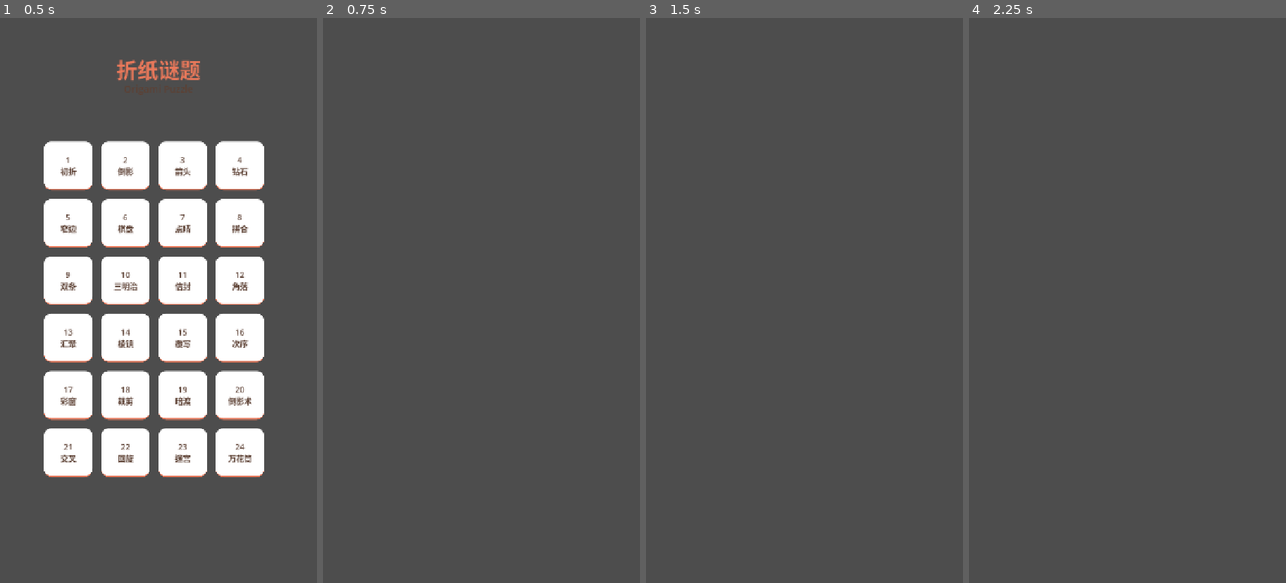
Above: before the commit, frames 1-4 (left to right).
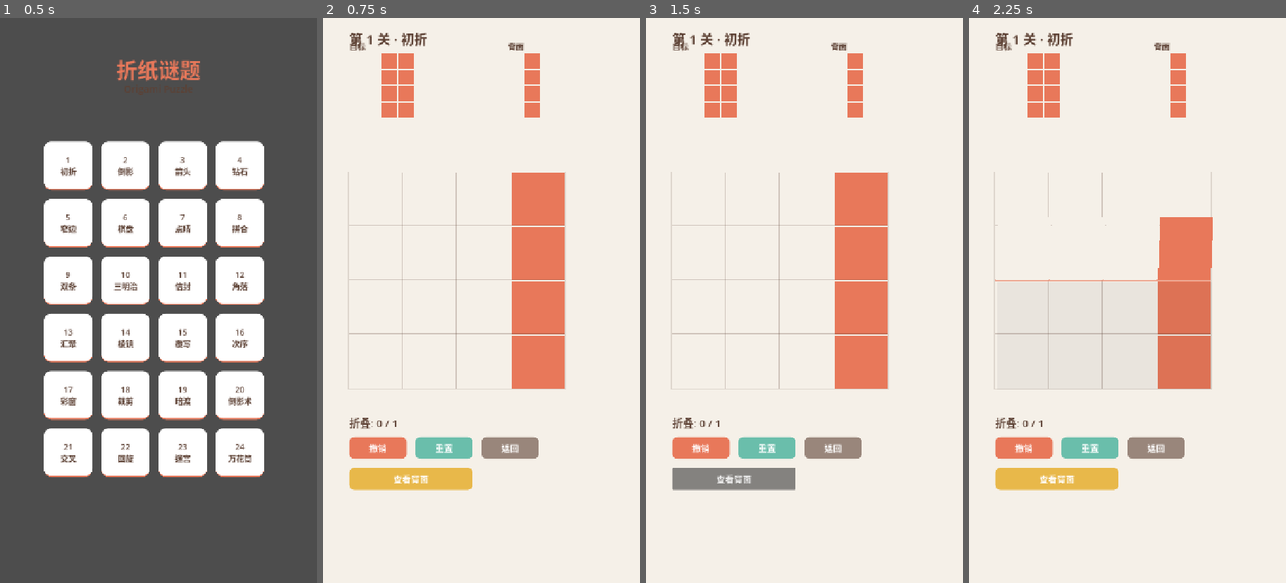
Above: after the commit, the same moments.

Repository: oscarrr112/origami-puzzle
Game: Godot game, scene res://scenes/main.tscn
The game is run twice, just before and just after one commit, with the same random seed, the same clock (stepped at 60 frames per second) and the same inputs.
Inputs (mouse positions are in pixels of both pictures, inside the frame that each line leads up to):
- Up to frame 1 (0.5 s): no input
- Up to frame 2 (0.75 s): click "1 初折" at 0.5 s
- Up to frame 3 (1.5 s): click (734, 481) at 1.25 s, where only the run after the commit has a clickable "查看背面"
- Up to frame 4 (2.25 s): click (1048, 277) at 2.02 s

Frame 1 is identical in both runs. In frame 2, 100% of the frame differs, in the area x 0-100%, y 0-100%; in frame 3, 100%; in frame 4, 100%.
Error before the commit: Parse Error: Too many arguments for "fold()" call. Expected at most 1 but received 2. (res://scripts/game.gd:421)

Commit message:
feat: update game.gd rendering to 4-quadrant cell model with diagonal fold support
- Replace ColorRect cells with Polygon2D triangles (T/R/B/L quadrants)
- Replace Panel-based preview cells with Polygon2D-based Node2D containers
- Add config-driven fold line UI supporting v, h, d_bs, d_fs fold types
- Add diagonal fold line rendering with endpoint buttons
- Update fold API from (is_vertical, fold_pos) to Dictionary-based fold_def
- Add diagonal fold fade animation (fade out sources, fade in targets)
- Pass level folds config to GridModel.setup()

Co-Authored-By: Claude Opus 4.6 <noreply@anthropic.com>

Diff:
--- a/scripts/game.gd
+++ b/scripts/game.gd
@@ -43,12 +43,14 @@
 func start_level(data: Dictionary) -> void:
 	level_data = data
 	model = GridModel.new()
+	var folds_arr: Array = data.get("folds", [])
 	model.setup(
 		int(data["size"]),
 		data["front"],
 		data["back"],
 		data["target"],
-		int(data["max_folds"])
+		int(data["max_folds"]),
+		folds_arr
 	)
 	_build_all()
 	_refresh_grid()
@@ -107,12 +109,11 @@
 	var container := Node2D.new()
 	container.position = TARGET_ORIGIN
 	add_child(container)
-
 	for row in range(s):
 		var row_arr := []
 		for col in range(s):
 			var cell := _create_preview_cell(
-				int(model.target[row][col]),
+				model.target[row][col],
 				Vector2(col * (TARGET_CELL_SIZE + TARGET_GAP), row * (TARGET_CELL_SIZE + TARGET_GAP))
 			)
 			container.add_child(cell)
@@ -138,7 +139,7 @@
 		var row_arr := []
 		for col in range(s):
 			var cell := _create_preview_cell(
-				int(model.back[row][col]),
+				model.back[row][col],
 				Vector2(col * (TARGET_CELL_SIZE + TARGET_GAP), row * (TARGET_CELL_SIZE + TARGET_GAP))
 			)
 			container.add_child(cell)
@@ -163,12 +164,11 @@
 	for row in range(s):
 		var row_arr := []
 		for col in range(s):
-			var rect := ColorRect.new()
-			rect.size = Vector2(CELL_SIZE, CELL_SIZE)
-			rect.position = _cell_pos(col, row)
-			rect.color = COLOR_MAP[0]
-			add_child(rect)
-			row_arr.append(rect)
+			var cell_node := _create_cell_node(
+				_cell_pos(col, row), float(CELL_SIZE)
+			)
+			add_child(cell_node)
+			row_arr.append(cell_node)
 		cell_rects.append(row_arr)
 
 
@@ -179,73 +179,173 @@
 	)
 
 
-func _create_preview_cell(color_id: int, pos: Vector2) -> Panel:
-	var panel := Panel.new()
-	panel.size = Vector2(TARGET_CELL_SIZE, TARGET_CELL_SIZE)
-	panel.position = pos
-	var style := StyleBoxFlat.new()
-	style.bg_color = COLOR_MAP[color_id]
-	style.border_width_top = 1
-	style.border_width_bottom = 1
-	style.border_width_left = 1
-	style.border_width_right = 1
-	style.border_color = Color("#5C4033", 0.3)
-	panel.add_theme_stylebox_override("panel", style)
-	return panel
-
-
-func _set_preview_cell_color(panel: Panel, color_id: int) -> void:
-	var style: StyleBoxFlat = panel.get_theme_stylebox("panel")
-	style.bg_color = COLOR_MAP[color_id]
+func _create_cell_node(pos: Vector2, cell_size: float) -> Node2D:
+	var node := Node2D.new()
+	node.position = pos
+	var cx := cell_size / 2.0
+	var cy := cell_size / 2.0
+
+	var t := Polygon2D.new()
+	t.polygon = PackedVector2Array([Vector2(0, 0), Vector2(cell_size, 0), Vector2(cx, cy)])
+	t.color = COLOR_MAP[0]
+	t.name = "T"
+	node.add_child(t)
+
+	var r := Polygon2D.new()
+	r.polygon = PackedVector2Array([Vector2(cell_size, 0), Vector2(cell_size, cell_size), Vector2(cx, cy)])
+	r.color = COLOR_MAP[0]
+	r.name = "R"
+	node.add_child(r)
+
+	var b := Polygon2D.new()
+	b.polygon = PackedVector2Array([Vector2(cell_size, cell_size), Vector2(0, cell_size), Vector2(cx, cy)])
+	b.color = COLOR_MAP[0]
+	b.name = "B"
+	node.add_child(b)
+
+	var l := Polygon2D.new()
+	l.polygon = PackedVector2Array([Vector2(0, 0), Vector2(0, cell_size), Vector2(cx, cy)])
+	l.color = COLOR_MAP[0]
+	l.name = "L"
+	node.add_child(l)
+
+	return node
+
+
+func _create_preview_cell(cell, pos: Vector2) -> Node2D:
+	var node := _create_cell_node(pos, float(TARGET_CELL_SIZE))
+	_set_preview_colors(node, cell)
+	return node
+
+
+func _set_cell_colors(cell_node: Node2D, cell) -> void:
+	var quads := GridModel.cell_to_quads(cell)
+	cell_node.get_node("T").color = COLOR_MAP[quads[0]]
+	cell_node.get_node("R").color = COLOR_MAP[quads[1]]
+	cell_node.get_node("B").color = COLOR_MAP[quads[2]]
+	cell_node.get_node("L").color = COLOR_MAP[quads[3]]
+
+func _set_preview_colors(cell_node: Node2D, cell) -> void:
+	var quads := GridModel.cell_to_quads(cell)
+	cell_node.get_node("T").color = COLOR_MAP[quads[0]]
+	cell_node.get_node("R").color = COLOR_MAP[quads[1]]
+	cell_node.get_node("B").color = COLOR_MAP[quads[2]]
+	cell_node.get_node("L").color = COLOR_MAP[quads[3]]
 
 
 func _build_fold_lines() -> void:
 	var s := model.size
-	var total := s * CELL_SIZE + (s - 1) * CELL_GAP
-
-	for i in range(1, s):
-		var x := GRID_ORIGIN.x + i * (CELL_SIZE + CELL_GAP) - CELL_GAP / 2.0 - 1
-		var line := Line2D.new()
-		line.add_point(Vector2(x, GRID_ORIGIN.y))
-		line.add_point(Vector2(x, GRID_ORIGIN.y + total))
-		line.width = 2.0
-		line.default_color = FOLD_LINE_COLOR
-		add_child(line)
-		fold_lines.append(line)
-
+	var total := float(s * CELL_SIZE + (s - 1) * CELL_GAP)
+
+	for fold_def in model.available_folds:
+		var ft: String = fold_def["type"]
+		match ft:
+			"v":
+				_build_v_fold_line(int(fold_def["pos"]), total)
+			"h":
+				_build_h_fold_line(int(fold_def["pos"]), total)
+			"d_bs":
+				_build_diagonal_fold_line(ft, int(fold_def["offset"]), total)
+			"d_fs":
+				_build_diagonal_fold_line(ft, int(fold_def["offset"]), total)
+
+
+func _build_v_fold_line(fold_pos: int, total: float) -> void:
+	var x := GRID_ORIGIN.x + fold_pos * (CELL_SIZE + CELL_GAP) - CELL_GAP / 2.0 - 1
+	var line := Line2D.new()
+	line.add_point(Vector2(x, GRID_ORIGIN.y))
+	line.add_point(Vector2(x, GRID_ORIGIN.y + total))
+	line.width = 2.0
+	line.default_color = FOLD_LINE_COLOR
+	add_child(line)
+	fold_lines.append(line)
+
+	var btn := Button.new()
+	btn.flat = true
+	btn.position = Vector2(x - FOLD_BTN_THICKNESS / 2.0, GRID_ORIGIN.y - 10)
+	btn.size = Vector2(FOLD_BTN_THICKNESS, total + 20)
+	btn.mouse_default_cursor_shape = Control.CURSOR_POINTING_HAND
+	btn.mouse_filter = Control.MOUSE_FILTER_STOP
+	var def := {"type": "v", "pos": fold_pos}
+	var line_ref := line
+	btn.pressed.connect(func(): _on_fold(def))
+	btn.mouse_entered.connect(func(): line_ref.default_color = FOLD_LINE_HOVER; line_ref.width = 4.0)
+	btn.mouse_exited.connect(func(): line_ref.default_color = FOLD_LINE_COLOR; line_ref.width = 2.0)
+	add_child(btn)
+	fold_buttons.append(btn)
+
+
+func _build_h_fold_line(fold_pos: int, total: float) -> void:
+	var y := GRID_ORIGIN.y + fold_pos * (CELL_SIZE + CELL_GAP) - CELL_GAP / 2.0 - 1
+	var line := Line2D.new()
+	line.add_point(Vector2(GRID_ORIGIN.x, y))
+	line.add_point(Vector2(GRID_ORIGIN.x + total, y))
+	line.width = 2.0
+	line.default_color = FOLD_LINE_COLOR
+	add_child(line)
+	fold_lines.append(line)
+
+	var btn := Button.new()
+	btn.flat = true
+	btn.position = Vector2(GRID_ORIGIN.x - 10, y - FOLD_BTN_THICKNESS / 2.0)
+	btn.size = Vector2(total + 20, FOLD_BTN_THICKNESS)
+	btn.mouse_default_cursor_shape = Control.CURSOR_POINTING_HAND
+	btn.mouse_filter = Control.MOUSE_FILTER_STOP
+	var def := {"type": "h", "pos": fold_pos}
+	var line_ref := line
+	btn.pressed.connect(func(): _on_fold(def))
+	btn.mouse_entered.connect(func(): line_ref.default_color = FOLD_LINE_HOVER; line_ref.width = 4.0)
+	btn.mouse_exited.connect(func(): line_ref.default_color = FOLD_LINE_COLOR; line_ref.width = 2.0)
+	add_child(btn)
+	fold_buttons.append(btn)
+
+
+func _build_diagonal_fold_line(fold_type: String, offset: int, total: float) -> void:
+	var is_bs := (fold_type == "d_bs")
+	var s := model.size
+	var step := CELL_SIZE + CELL_GAP
+
+	var points: Array[Vector2] = []
+	for i in range(s + 1):
+		var r_f: float
+		var c_f: float
+		if is_bs:
+			r_f = float(i)
+			c_f = float(i) + float(offset)
+		else:
+			r_f = float(i)
+			c_f = float(offset) - float(i)
+
+		if c_f < 0.0 or c_f > float(s) or r_f < 0.0 or r_f > float(s):
+			continue
+
+		var px := GRID_ORIGIN.x + c_f * step
+		var py := GRID_ORIGIN.y + r_f * step
+		points.append(Vector2(px, py))
+
+	if points.size() < 2:
+		return
+
+	var line := Line2D.new()
+	for pt in points:
+		line.add_point(pt)
+	line.width = 2.0
+	line.default_color = FOLD_LINE_COLOR
+	add_child(line)
+	fold_lines.append(line)
+
+	# Two endpoint buttons (avoids overlapping V/H buttons)
+	var def := {"type": fold_type, "offset": offset}
+	var line_ref := line
+	var btn_size := Vector2(FOLD_BTN_THICKNESS, FOLD_BTN_THICKNESS)
+	for pt in [points[0], points[points.size() - 1]]:
 		var btn := Button.new()
 		btn.flat = true
-		btn.position = Vector2(x - FOLD_BTN_THICKNESS / 2.0, GRID_ORIGIN.y - 10)
-		btn.size = Vector2(FOLD_BTN_THICKNESS, total + 20)
+		btn.position = pt - btn_size / 2.0
+		btn.size = btn_size
 		btn.mouse_default_cursor_shape = Control.CURSOR_POINTING_HAND
 		btn.mouse_filter = Control.MOUSE_FILTER_STOP
-		var fold_pos := i
-		var line_ref := line
-		btn.pressed.connect(func(): _on_fold(true, fold_pos))
-		btn.mouse_entered.connect(func(): line_ref.default_color = FOLD_LINE_HOVER; line_ref.width = 4.0)
-		btn.mouse_exited.connect(func(): line_ref.default_color = FOLD_LINE_COLOR; line_ref.width = 2.0)
-		add_child(btn)
-		fold_buttons.append(btn)
-
-	for i in range(1, s):
-		var y := GRID_ORIGIN.y + i * (CELL_SIZE + CELL_GAP) - CELL_GAP / 2.0 - 1
-		var line := Line2D.new()
-		line.add_point(Vector2(GRID_ORIGIN.x, y))
-		line.add_point(Vector2(GRID_ORIGIN.x + total, y))
-		line.width = 2.0
-		line.default_color = FOLD_LINE_COLOR
-		add_child(line)
-		fold_lines.append(line)
-
-		var btn := Button.new()
-		btn.flat = true
-		btn.position = Vector2(GRID_ORIGIN.x - 10, y - FOLD_BTN_THICKNESS / 2.0)
-		btn.size = Vector2(total + 20, FOLD_BTN_THICKNESS)
-		btn.mouse_default_cursor_shape = Control.CURSOR_POINTING_HAND
-		btn.mouse_filter = Control.MOUSE_FILTER_STOP
-		var fold_pos := i
-		var line_ref := line
-		btn.pressed.connect(func(): _on_fold(false, fold_pos))
+		btn.pressed.connect(func(): _on_fold(def))
 		btn.mouse_entered.connect(func(): line_ref.default_color = FOLD_LINE_HOVER; line_ref.width = 4.0)
 		btn.mouse_exited.connect(func(): line_ref.default_color = FOLD_LINE_COLOR; line_ref.width = 2.0)
 		add_child(btn)
@@ -415,10 +515,10 @@
 	add_child(win_panel)
 
 
-func _on_fold(is_vertical: bool, fold_pos: int) -> void:
+func _on_fold(fold_def: Dictionary) -> void:
 	if is_animating or not model.can_fold():
 		return
-	var result := model.fold(is_vertical, fold_pos)
+	var result := model.fold(fold_def)
 	if result.is_empty():
 		return
 	_animate_fold(result)
@@ -428,16 +528,32 @@
 	is_animating = true
 	_set_fold_buttons_enabled(false)
 
+	var fold_type: String = fold_data["type"]
+	match fold_type:
+		"v", "h":
+			await _animate_vh_fold(fold_data)
+		"d_bs", "d_fs":
+			await _animate_diagonal_fold(fold_data)
+
+	_refresh_grid()
+	_update_fold_label()
+	_set_fold_buttons_enabled(true)
+	is_animating = false
+
+	if model.check_win():
+		await get_tree().create_timer(0.5).timeout
+		_show_win()
+
+
+func _animate_vh_fold(fold_data: Dictionary) -> void:
 	var sources: Array = fold_data.sources
 	var targets: Array = fold_data.targets
-	var is_vert: bool = fold_data.is_vertical
+	var is_vert: bool = (fold_data.type == "v")
 	var fpos: int = fold_data.fold_pos
 
-	# 折叠前的状态（已保存在 history 里）
 	var history_state: Dictionary = model._history[model._history.size() - 1]
 	var old_front: Array = history_state.front
 
-	# 收集不重复的 source→target 对
 	var fold_pairs := []
 	var seen := {}
 	for i in range(sources.size()):
@@ -449,65 +565,56 @@
 		seen[key] = true
 		fold_pairs.append({"src": src, "tgt": tgt})
 
-	# 折线像素坐标
 	var fold_px := 0.0
 	if is_vert:
 		fold_px = GRID_ORIGIN.x + fpos * (CELL_SIZE + CELL_GAP) - CELL_GAP / 2.0
 	else:
 		fold_px = GRID_ORIGIN.y + fpos * (CELL_SIZE + CELL_GAP) - CELL_GAP / 2.0
 
-	# ---- 隐藏原始源格子 ----
 	for pair in fold_pairs:
 		var src: Vector2i = pair.src
 		cell_rects[src.y][src.x].visible = false
 
-	# ---- 创建正面翻页片（显示折叠前的正面颜色）----
+	# Front flap (pre-fold colors)
 	var flap_front := Node2D.new()
 	flap_front.z_index = 10
-	if is_vert:
-		flap_front.position = Vector2(fold_px, 0)
-	else:
-		flap_front.position = Vector2(0, fold_px)
+	flap_front.position = Vector2(fold_px, 0) if is_vert else Vector2(0, fold_px)
 	add_child(flap_front)
 
 	for pair in fold_pairs:
 		var src: Vector2i = pair.src
-		var rect := ColorRect.new()
-		rect.color = COLOR_MAP[int(old_front[src.y][src.x])]
-		rect.size = Vector2(CELL_SIZE, CELL_SIZE)
+		var cell_node := _create_cell_node(Vector2.ZERO, float(CELL_SIZE))
+		_set_cell_colors(cell_node, old_front[src.y][src.x])
 		var abs_pos := _cell_pos(src.x, src.y)
 		if is_vert:
-			rect.position = Vector2(abs_pos.x - fold_px, abs_pos.y)
+			cell_node.position = Vector2(abs_pos.x - fold_px, abs_pos.y)
 		else:
-			rect.position = Vector2(abs_pos.x, abs_pos.y - fold_px)
-		flap_front.add_child(rect)
-
-	# ---- 创建背面翻页片（显示折叠后的最终颜色）----
+			cell_node.position = Vector2(abs_pos.x, abs_pos.y - fold_px)
+		flap_front.add_child(cell_node)
+
+	# Back flap (post-fold target colors)
 	var flap_back := Node2D.new()
 	flap_back.z_index = 10
+	flap_back.position = Vector2(fold_px, 0) if is_vert else Vector2(0, fold_px)
 	if is_vert:
-		flap_back.position = Vector2(fold_px, 0)
 		flap_back.scale.x = 0.0
 	else:
-		flap_back.position = Vector2(0, fold_px)
 		flap_back.scale.y = 0.0
 	flap_back.skew = 0.1
 	add_child(flap_back)
 
 	for pair in fold_pairs:
 		var tgt: Vector2i = pair.tgt
-		var rect := ColorRect.new()
-		# 用 model.front 的最终状态（fold() 已经计算好了）
-		rect.color = COLOR_MAP[int(model.front[tgt.y][tgt.x])]
-		rect.size = Vector2(CELL_SIZE, CELL_SIZE)
+		var cell_node := _create_cell_node(Vector2.ZERO, float(CELL_SIZE))
+		_set_cell_colors(cell_node, model.front[tgt.y][tgt.x])
 		var abs_pos := _cell_pos(tgt.x, tgt.y)
 		if is_vert:
-			rect.position = Vector2(abs_pos.x - fold_px, abs_pos.y)
+			cell_node.position = Vector2(abs_pos.x - fold_px, abs_pos.y)
 		else:
-			rect.position = Vector2(abs_pos.x, abs_pos.y - fold_px)
-		flap_back.add_child(rect)
-
-	# ---- 创建阴影 ----
+			cell_node.position = Vector2(abs_pos.x, abs_pos.y - fold_px)
+		flap_back.add_child(cell_node)
+
+	# Shadow
 	var shadow := ColorRect.new()
 	shadow.color = Color(0, 0, 0, 0.0)
 	shadow.z_index = 3
@@ -520,11 +627,9 @@
 		shadow.size = Vector2(grid_total, grid_total / 2.0)
 	add_child(shadow)
 
-	# ---- 动画 ----
 	var fold_duration := 0.5
 	var half := fold_duration / 2.0
 
-	# 阶段1：正面折入（scale → 0），带透视 skew
 	var tween1 := create_tween()
 	tween1.set_parallel(true)
 	tween1.set_ease(Tween.EASE_IN)
@@ -535,13 +640,10 @@
 		tween1.tween_property(flap_front, "scale:y", 0.0, half)
 	tween1.tween_property(flap_front, "skew", 0.1, half)
 	tween1.tween_property(shadow, "color:a", 0.12, half)
-
 	await tween1.finished
 
-	# 隐藏正面片
 	flap_front.visible = false
 
-	# 阶段2：背面展开（scale 0 → 1），skew 恢复
 	var tween2 := create_tween()
 	tween2.set_parallel(true)
 	tween2.set_ease(Tween.EASE_OUT)
@@ -552,24 +654,63 @@
 		tween2.tween_property(flap_back, "scale:y", 1.0, half)
 	tween2.tween_property(flap_back, "skew", 0.0, half)
 	tween2.tween_property(shadow, "color:a", 0.0, half)
-
 	await tween2.finished
 
-	# ---- 清理 ----
 	flap_front.queue_free()
 	flap_back.queue_free()
 	shadow.queue_free()
 	for pair in fold_pairs:
 		var src: Vector2i = pair.src
 		cell_rects[src.y][src.x].visible = true
+
+
+func _animate_diagonal_fold(fold_data: Dictionary) -> void:
+	var sources: Array = fold_data.sources
+	var targets: Array = fold_data.targets
+
+	# Phase 1: Fade out source cells
+	var tweens := []
+	for i in range(sources.size()):
+		var src: Vector2i = sources[i]
+		var cell_node: Node2D = cell_rects[src.y][src.x]
+		cell_node.modulate.a = 1.0
+		var tw := create_tween()
+		tw.tween_property(cell_node, "modulate:a", 0.0, 0.25)
+		tweens.append(tw)
+
+	if tweens.size() > 0:
+		await tweens[tweens.size() - 1].finished
+
+	# Snap to final state
 	_refresh_grid()
-	_update_fold_label()
-	_set_fold_buttons_enabled(true)
-	is_animating = false
-
-	if model.check_win():
-		await get_tree().create_timer(0.5).timeout
-		_show_win()
+
+	# Phase 2: Fade in affected target cells
+	var target_set := {}
+	for i in range(targets.size()):
+		var tgt: Vector2i = targets[i]
+		var key := tgt.y * 100 + tgt.x
+		if not target_set.has(key):
+			target_set[key] = tgt
+
+	tweens.clear()
+	for key in target_set:
+		var tgt: Vector2i = target_set[key]
+		var cell_node: Node2D = cell_rects[tgt.y][tgt.x]
+		cell_node.modulate.a = 0.3
+		var tw := create_tween()
+		tw.tween_property(cell_node, "modulate:a", 1.0, 0.25)
+		tweens.append(tw)
+
+	if tweens.size() > 0:
+		await tweens[tweens.size() - 1].finished
+
+	# Restore all cell opacity after animation completes
+	for i in range(sources.size()):
+		var src: Vector2i = sources[i]
+		cell_rects[src.y][src.x].modulate.a = 1.0
+	if fold_data.has("fold_line_cells"):
+		for flc in fold_data.fold_line_cells:
+			cell_rects[flc.y][flc.x].modulate.a = 1.0
 
 
 func _set_fold_buttons_enabled(enabled: bool) -> void:
@@ -581,13 +722,10 @@
 	var s := model.size
 	for row in range(s):
 		for col in range(s):
-			var rect: ColorRect = cell_rects[row][col]
-			rect.color = COLOR_MAP[int(model.front[row][col])]
-			rect.size = Vector2(CELL_SIZE, CELL_SIZE)
-			rect.position = _cell_pos(col, row)
-			# 刷新背面小预览
+			var cell_node: Node2D = cell_rects[row][col]
+			_set_cell_colors(cell_node, model.front[row][col])
 			if back_rects.size() > row and back_rects[row].size() > col:
-				_set_preview_cell_color(back_rects[row][col], int(model.back[row][col]))
+				_set_preview_colors(back_rects[row][col], model.back[row][col])
 
 
 func _update_fold_label() -> void:
@@ -614,14 +752,20 @@
 	var s := model.size
 	for row in range(s):
 		for col in range(s):
-			var rect: ColorRect = cell_rects[row][col]
-			var back_val := int(model.back[row][col])
-			if back_val != 0:
-				rect.color = COLOR_MAP[back_val].lerp(Color.WHITE, 0.3)
-			elif int(model.front[row][col]) == 0:
-				rect.color = COLOR_MAP[0]
-			else:
-				rect.color = COLOR_MAP[int(model.front[row][col])].lerp(Color.WHITE, 0.5)
+			var cell_node: Node2D = cell_rects[row][col]
+			var front_cell = model.front[row][col]
+			var back_cell = model.back[row][col]
+			var bq := GridModel.cell_to_quads(back_cell)
+			var fq := GridModel.cell_to_quads(front_cell)
+			for qi in range(4):
+				var quad_name: String = ["T", "R", "B", "L"][qi]
+				var poly: Polygon2D = cell_node.get_node(quad_name)
+				if bq[qi] != 0:
+					poly.color = COLOR_MAP[bq[qi]].lerp(Color.WHITE, 0.3)
+				elif fq[qi] == 0:
+					poly.color = COLOR_MAP[0]
+				else:
+					poly.color = COLOR_MAP[fq[qi]].lerp(Color.WHITE, 0.5)
 
 
 func _hide_back() -> void:
